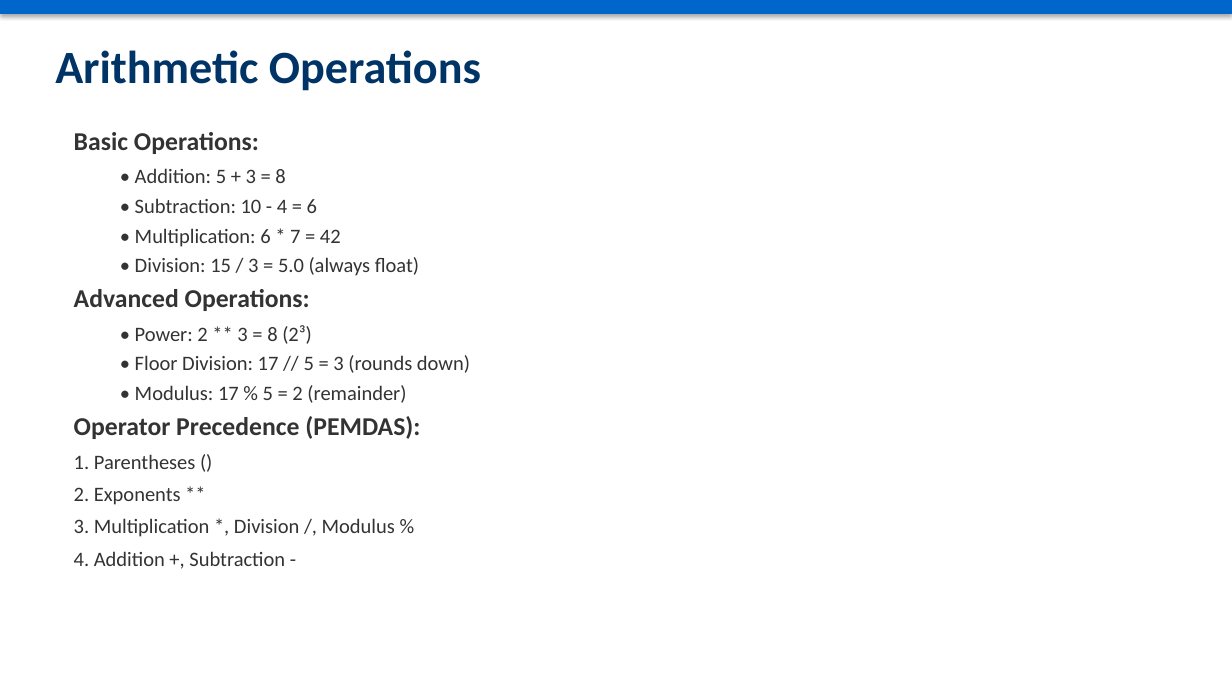
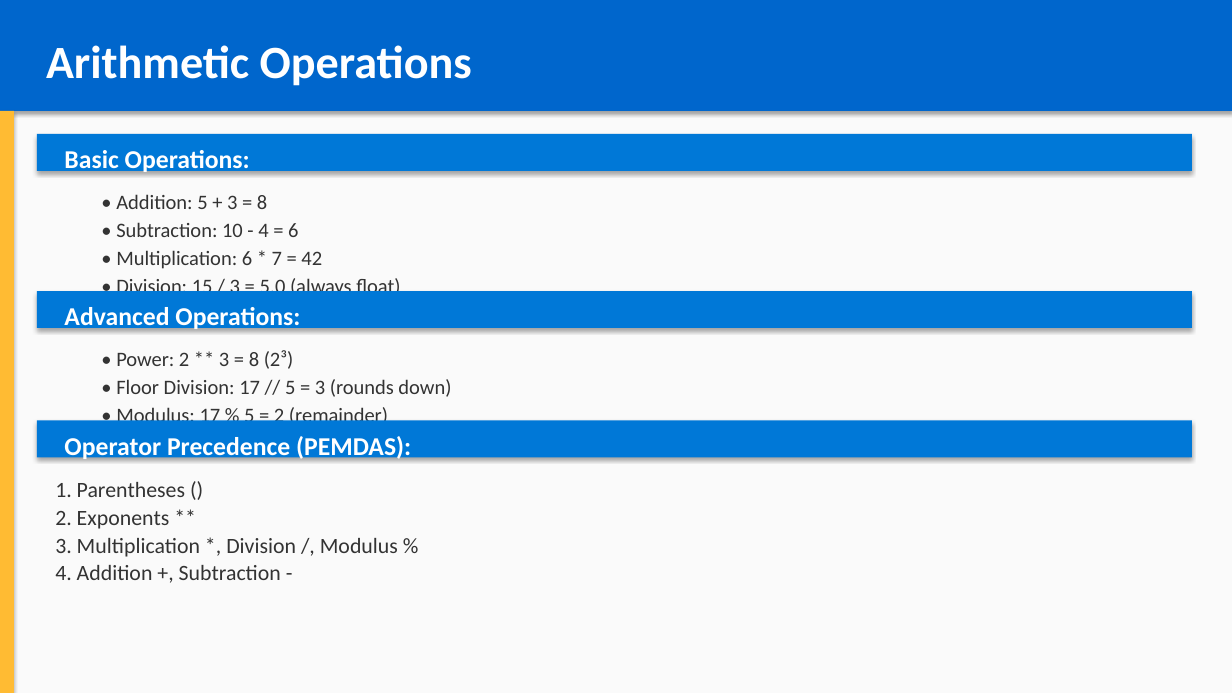
Before and after one commit to YouROS12/courses, a slide deck: slide 8 of python_course/chapter_01_introduction/introduction_to_python.pptx (slide 7 before the commit). Drawn at 1232x693 pixels with LibreOffice and Linux fonts; fonts in the diff are those of the drawing. Boxes give left, top, right and bottom in pixels: in the first picture for what was removed or moved away, otherwise in the second. Text is boxed around its words. In the diff, an @@ line names an element or a change of style, - is before the commit and + after.

```diff
--- a/python_course/chapter_01_introduction/introduction_to_python.pptx
+++ b/python_course/chapter_01_introduction/introduction_to_python.pptx
@@ rectangle: place and size @@
-rectangle at [0,0,1232,14]
+rectangle at [0,0,1232,111]
@@ rectangle at [0,0,1232,693]: fill #FFFFFF to #FAFAFA @@
@@ text "Arithmetic Operations": place and size @@
-text "Arithmetic Operations" at [55,50,481,91]
+text "Arithmetic Operations" at [46,45,472,86]
@@ text "Arithmetic Operations" at [46,45,472,86]: text colour #003366 to #FFFFFF @@
@@ rectangle added at [0,111,14,693], fill #FFBB33 @@
@@ rectangle added at [37,134,1192,171], fill #0078D7 @@
@@ text removed at [74,132,470,566] @@
-Basic Operations:
-  • Addition: 5 + 3 = 8
-  • Subtraction: 10 - 4 = 6
-  • Multiplication: 6 * 7 = 42
-  • Division: 15 / 3 = 5.0 (always float)
-Advanced Operations:
-  • Power: 2 ** 3 = 8 (2³)
-  • Floor Division: 17 // 5 = 3 (rounds down)
-  • Modulus: 17 % 5 = 2 (remainder)
-Operator Precedence (PEMDAS):
-1. Parentheses ()
-2. Exponents **
-3. Multiplication *, Division /, Modulus %
-4. Addition +, Subtraction -
@@ text added at [64,150,250,174], 20 pt, text #FFFFFF, bold @@
+Basic Operations:
@@ text added at [116,194,267,209], 16 pt, text #333333 @@
+  • Addition: 5 + 3 = 8
@@ text added at [116,222,298,237], 16 pt, text #333333 @@
+  • Subtraction: 10 - 4 = 6
@@ text added at [116,250,322,269], 16 pt, text #333333 @@
+  • Multiplication: 6 * 7 = 42
@@ rectangle added at [37,291,1192,328], fill #0078D7 @@
@@ text added at [116,275,400,298], 16 pt, text #333333 @@
+  • Division: 15 / 3 = 5.0 (always float)
@@ text added at [64,307,300,331], 20 pt, text #FFFFFF, bold @@
+Advanced Operations:
@@ text added at [116,350,294,369], 16 pt, text #333333 @@
+  • Power: 2 ** 3 = 8 (2³)
@@ text added at [116,379,451,397], 16 pt, text #333333 @@
+  • Floor Division: 17 // 5 = 3 (rounds down)
@@ text added at [116,405,388,428], 16 pt, text #333333 @@
+  • Modulus: 17 % 5 = 2 (remainder)
@@ rectangle added at [37,421,1192,457], fill #0078D7 @@
@@ text added at [64,436,411,461], 20 pt, text #FFFFFF, bold @@
+Operator Precedence (PEMDAS):
@@ text added at [55,482,185,497], 17 pt, text #333333 @@
+1. Parentheses ()
@@ text added at [55,511,170,529], 17 pt, text #333333 @@
+2. Exponents **
@@ text added at [55,538,398,557], 17 pt, text #333333 @@
+3. Multiplication *, Division /, Modulus %
@@ text added at [55,565,281,580], 17 pt, text #333333 @@
+4. Addition +, Subtraction -
```
Also in this commit, not shown: 12 other slides changed, 3 slides added, 10 other files.
